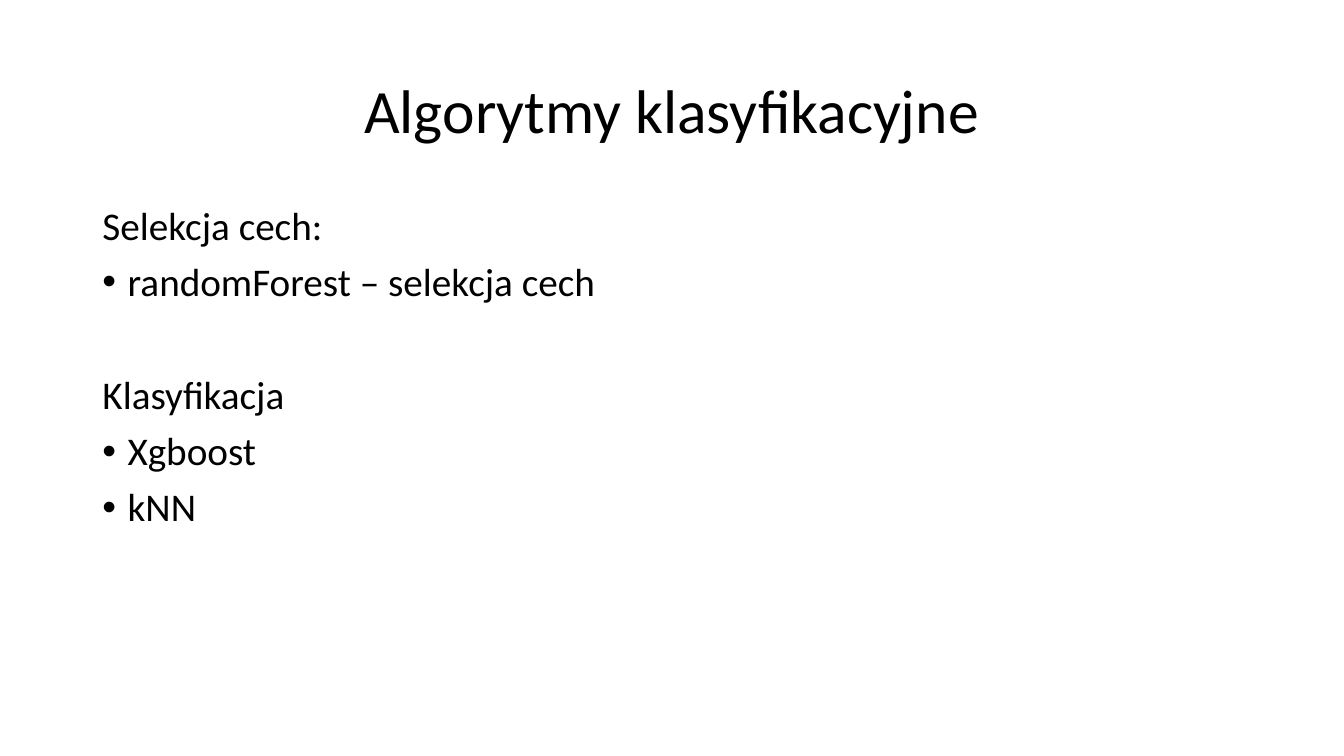
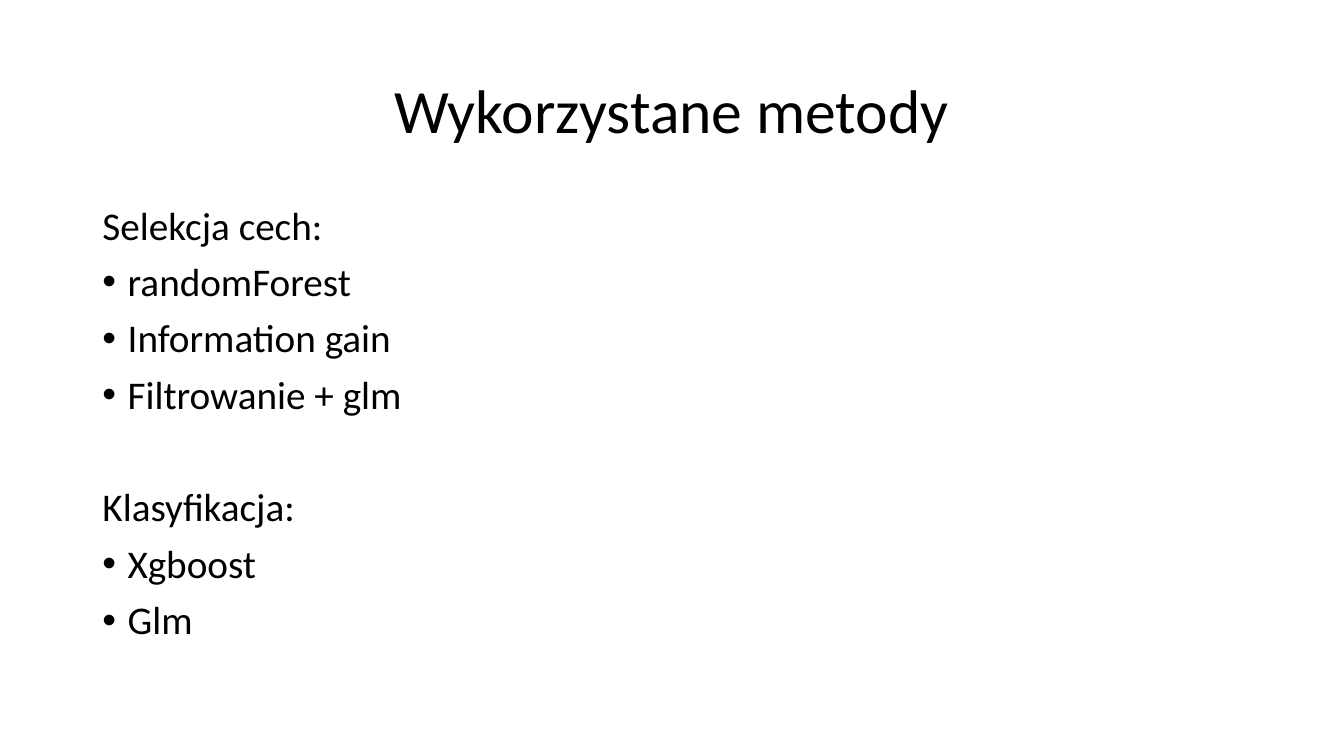
Before and after one commit to piotr-ole/Machine-Learning, a slide deck: slide 2 of FeatureSelection/presentation/Presentation.pptx (slide 3 before the commit). Drawn at 1344x756 pixels with LibreOffice and Linux fonts; fonts in the diff are those of the drawing. Boxes give left, top, right and bottom in pixels: in the first picture for what was removed or moved away, otherwise in the second. Text is boxed around its words. In the diff, an @@ line names an element or a change of style, - is before the commit and + after.

```diff
--- a/FeatureSelection/presentation/Presentation.pptx
+++ b/FeatureSelection/presentation/Presentation.pptx
@@ title at box(395, 90, 948, 143): text changed @@
-Algorytmy klasyfikacyjne
+Wykorzystane metody
@@ text at box(102, 268, 402, 528): text changed @@
-• randomForest – selekcja cech
-Klasyfikacja
+• randomForest
+• Information gain
+• Filtrowanie + glm
+Klasyfikacja:
@@ text at box(128, 606, 193, 635): text changed @@
-• kNN
+• Glm
```
Also in this commit, not shown: 1 other slide changed, 5 slides added, 2 slides removed, 14 other files.
